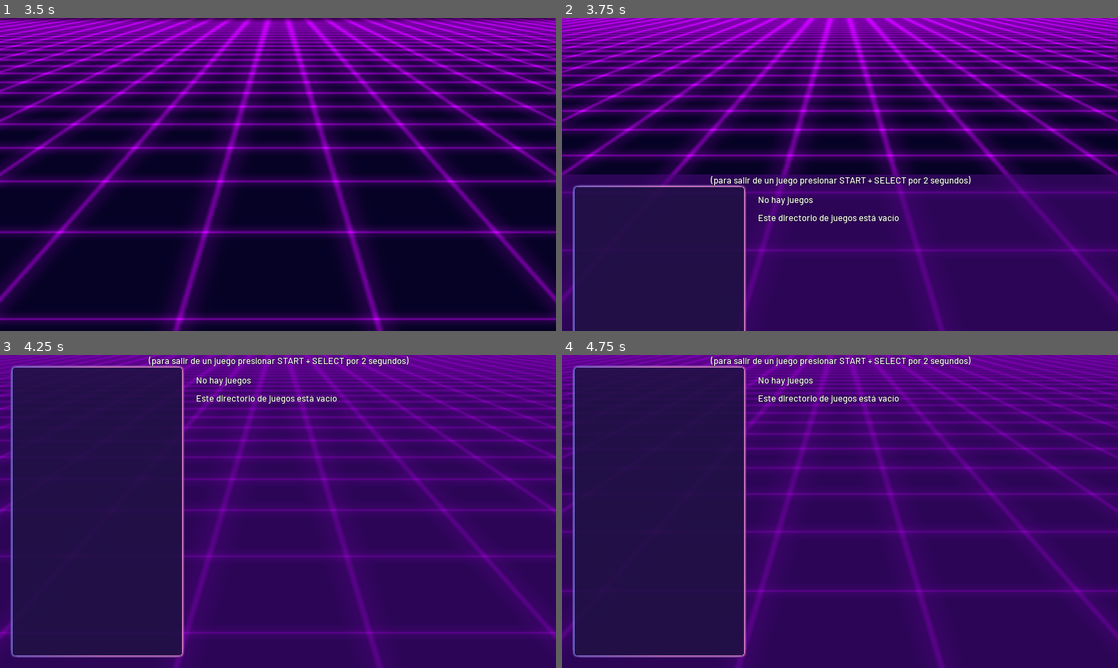
Above: before the commit, frames 1-4 (two rows, left to right).
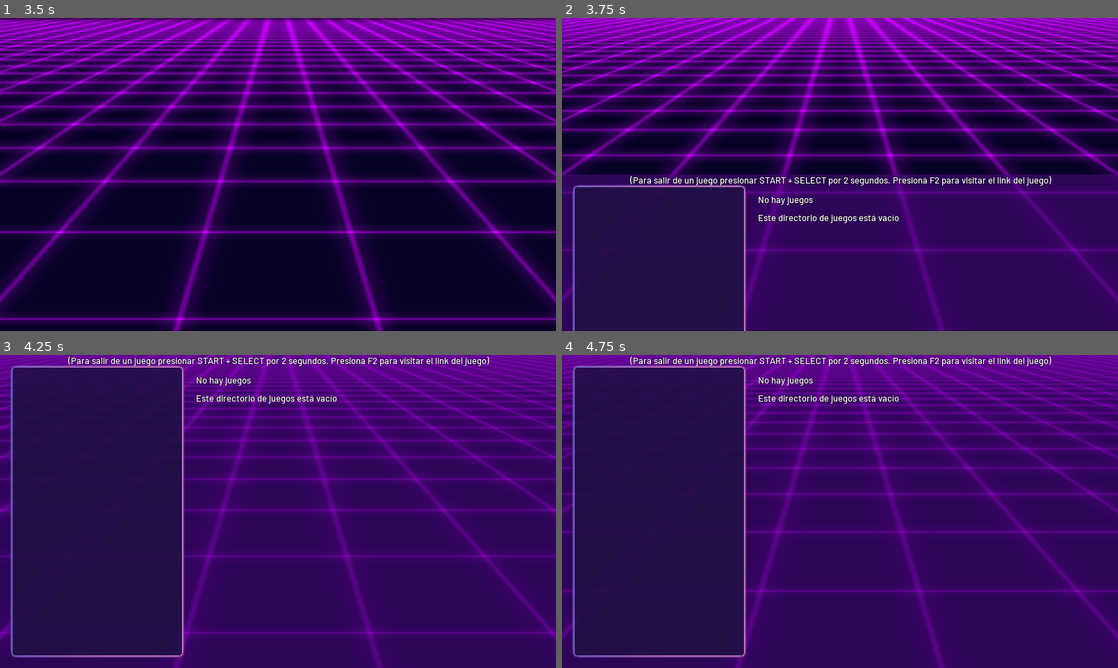
Above: after the commit, the same moments.

Repository: PlayJamDevs/Play-Jam-Launcher-2
Game: Godot game, scene res://scenes/Main.tscn
Same seed, same stepped clock (60 frames per second), same inputs: the game is played once before the commit and once after it. The engine's default icon, where the game draws it, is replaced by a stand-in: a white triangle on a blue panel in a dark square.
Inputs (mouse positions are in pixels of both pictures, inside the frame that each line leads up to):
- Up to frame 1 (3.5 s): tap Enter (ui_accept) at 0.5, 0.77, 1.52, 3.02 s; hold Right (ui_right) 0.53-1.28 s; click (278, 174) at 0.67 s; move the mouse to (166, 190) at 1.27 s; hold Down (ui_down) 1.28-2.03 s; click (166, 190) at 1.42 s; move the mouse to (333, 105) at 2.02 s; hold Right (ui_right) 2.03-2.78 s; click (333, 105) at 2.17 s; move the mouse to (250, 237) at 2.77 s; hold Up (ui_up) from 2.78 s (still down); click (250, 237) at 2.92 s
- Up to frame 2 (3.75 s): move the mouse to (1006, 221) at 3.52 s; release Up (ui_up) at 3.53 s; hold Left (ui_left) from 3.53 s (still down); click (1006, 221) at 3.67 s
- Up to frame 3 (4.25 s): keep holding Left (ui_left); tap Enter (ui_accept) at 3.77 s; tap F2 (visit_link, bound only after the commit) at 4.15 s
- Up to frame 4 (4.75 s): keep holding Left (ui_left); move the mouse to (673, 464) at 4.27 s; click (673, 464) at 4.42 s; tap Enter (ui_accept) at 4.52 s

Frame 1 is identical in both runs. In frame 2, 1.2% of the frame differs, in the area x 12-88%, y 50-54%; in frame 3, 1.3%, in the area x 12-89%, y 0-4%; in frame 4, 1.3%.
Error in both runs: Invalid call. Nonexistent function '_unhandled_input' in base 'Control (GameSelection.gd)'. (res://scenes/GameSelection/echo_dpad_simulator.gd:26)

Commit message:
links clickeables

Diff:
--- a/project.godot
+++ b/project.godot
@@ -195,6 +195,11 @@
 "events": [ Object(InputEventJoypadButton,"resource_local_to_scene":false,"resource_name":"","device":0,"button_index":11,"pressure":0.0,"pressed":false,"script":null)
  ]
 }
+visit_link={
+"deadzone": 0.5,
+"events": [ Object(InputEventKey,"resource_local_to_scene":false,"resource_name":"","device":0,"alt":false,"shift":false,"control":false,"meta":false,"command":false,"pressed":false,"scancode":16777245,"physical_scancode":0,"unicode":0,"echo":false,"script":null)
+ ]
+}
 
 [physics]
 
--- a/scenes/GameSelection/GameSelection.gd
+++ b/scenes/GameSelection/GameSelection.gd
@@ -33,6 +33,11 @@
 		return
 	if has_program_running():
 		return
+	if event.is_action_pressed("visit_link"):
+		if !game_list.empty():
+			var link = game_list[selected_item].link
+			if link:
+				OS.shell_open(link)
 
 	if (
 		can_abort and
--- a/scenes/GameSelection/GameSelection.tscn
+++ b/scenes/GameSelection/GameSelection.tscn
@@ -9,6 +9,7 @@
 [ext_resource path="res://scenes/GameSelection/echo_dpad_simulator.tscn" type="PackedScene" id=7]
 [ext_resource path="res://assets/fonts/Barlow-Medium.ttf" type="DynamicFontData" id=8]
 [ext_resource path="res://scenes/GameSelection/music_handler.gd" type="Script" id=9]
+[ext_resource path="res://scenes/GameSelection/link.gd" type="Script" id=10]
 
 [sub_resource type="StyleBoxFlat" id=1]
 bg_color = Color( 0.435294, 0.258824, 0.662745, 0.588235 )
@@ -295,16 +296,15 @@
 text = "Autor:"
 clip_text = true
 
-[node name="link" type="Label" parent="VBoxContainer/HBoxContainer/game_info_display/VBoxContainer/HBoxContainer/VBoxContainer"]
+[node name="link" type="RichTextLabel" parent="VBoxContainer/HBoxContainer/game_info_display/VBoxContainer/HBoxContainer/VBoxContainer"]
 unique_name_in_owner = true
 margin_top = 186.0
 margin_right = 956.0
 margin_bottom = 309.0
 rect_min_size = Vector2( 0, 123 )
-custom_fonts/font = ExtResource( 4 )
-text = "Link:"
-autowrap = true
-max_lines_visible = 3
+mouse_filter = 1
+bbcode_enabled = true
+script = ExtResource( 10 )
 
 [node name="CenterContainer" type="CenterContainer" parent="VBoxContainer/HBoxContainer/game_info_display/VBoxContainer/HBoxContainer"]
 margin_left = 960.0
@@ -420,7 +420,7 @@
 anchor_right = 1.0
 margin_bottom = 39.0
 custom_fonts/font = ExtResource( 4 )
-text = "(para salir de un juego presionar START + SELECT por 2 segundos)"
+text = "(Para salir de un juego presionar START + SELECT por 2 segundos. Presioná F2 para visitar el link del juego)"
 align = 1
 
 [node name="music_handler" type="Node" parent="."]
--- a/scenes/GameSelection/game_info_display.gd
+++ b/scenes/GameSelection/game_info_display.gd
@@ -3,7 +3,7 @@
 onready var title: Label = $"%title"
 onready var year: Label = $"%year"
 onready var author: Label = $"%author"
-onready var link: Label = $"%link"
+onready var link: RichTextLabel = $"%link"
 onready var qr: TextureRect = $"%QR"
 onready var cover: TextureRect = $"%cover"
 onready var description: Label = $"%description"
@@ -23,7 +23,8 @@
 	title.text = entry_text("Título", info.title)
 	year.text = entry_text("Año", info.year)
 	author.text = entry_text("Autor", info.author)
-	link.text = entry_text_no_break_space("Link", info.link)
+	link.bbcode_text = "Link:[url]%s[/url]" % info.link
+	link.url = info.link
 	description.text = entry_text("Descripción", info.description)
 
 	cover.texture = info.cover
--- /dev/null
+++ b/scenes/GameSelection/link.gd
@@ -0,0 +1,10 @@
+extends RichTextLabel
+
+var url = ""
+var just_pressed := false
+
+func _ready() -> void:
+	connect("meta_clicked", self, "_pressed")
+
+func _pressed(what:String):
+	OS.shell_open(url)
--- a/scripts/states/UIState.gd
+++ b/scripts/states/UIState.gd
@@ -6,10 +6,12 @@
 
 func enter_state() -> void:
 	set_process_unhandled_input(true)
+	set_process_input(true)
 	_enter_state()
 
 func exit_state() -> void:
 	set_process_unhandled_input(false)
+	set_process_input(false)
 	_exit_state()
 
 func _ready() -> void:
Not shown: 1 places in scenes/GameSelection/GameSelection.tscn that only renumber resources
